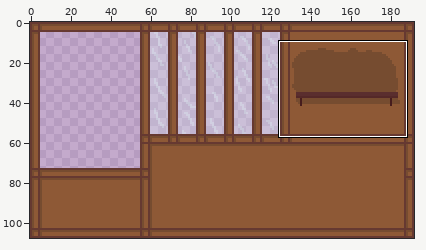
Sprite sheet, stored at Data/Images/Pixelartimages/Frame_Foreground.png. The first picture is a wide view before the edit; the outline marks the close-up.
Close-up. Earlier state:
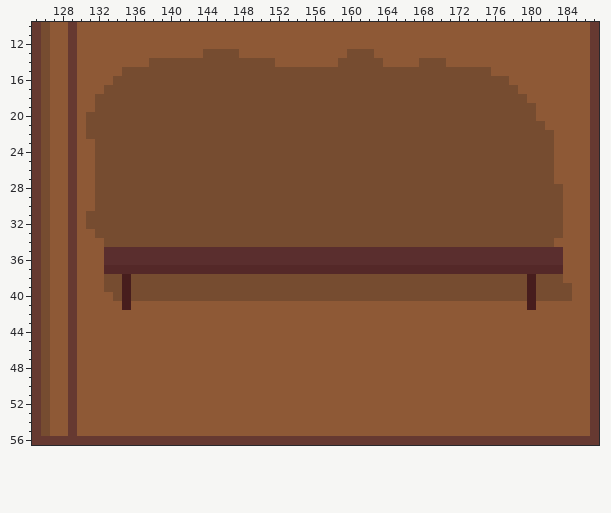
The file is 192x108 pixels. Shown: x 125..187, y 10..56.
New version:
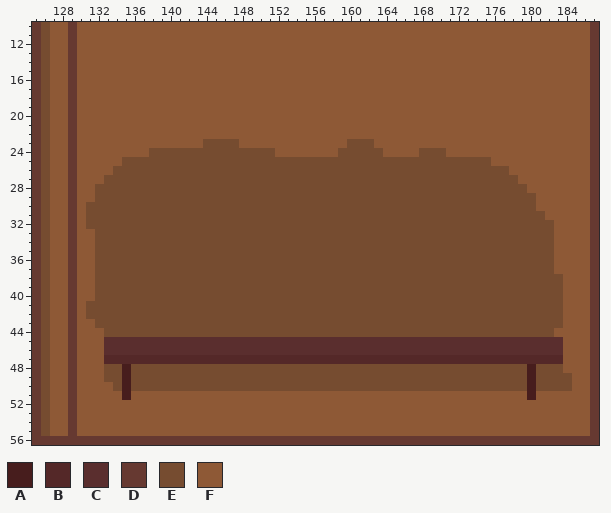
Palette (. is transparent): A #471d1d  B #542828  C #5a2e2e  D #663931  E #764c30  F #8e5936
Difference:
The author changed colour F to colour A in rows 48 to 51 at x 135 and 180.
The author changed colour F to colour B in row 47 at x 133 to 183.
The author changed colour F to colour C in rows 45 to 46 at x 133 to 183.
The author changed colour A to colour E in rows 38 to 41 at x 135 and 180.
The author changed colour B to colour E in row 37 at x 133 to 182.
The author changed colour C to colour E in rows 35 to 36 at x 133 to 182.
The author changed colour F to colour E in row 30 at x 131; in rows 34 to 39 at x 132; in row 40 at x 132 to 133; in row 41 at x 131 to 134, 136 to 179 and 181 to 183; in row 42 at x 131 to 183; in row 43 at x 132 to 183.
The author changed colour F to colour E in row 44 at x 133 to 182; in row 48 at x 133 to 134, 136 to 179 and 181 to 183; in row 49 at x 133 to 134, 136 to 179 and 181 to 184; in row 50 at x 134, 136 to 179 and 181 to 184.
The author changed colour B to colour F in row 37 at x 183.
The author changed colour C to colour F in rows 35 to 36 at x 183.
The author changed colour E to colour F in row 13 at x 144 to 147 and 160 to 162; in row 14 at x 138 to 151, 159 to 163 and 168 to 170; in row 15 at x 135 to 175; in row 16 at x 134 to 177; in row 17 at x 133 to 178; in row 18 at x 132 to 179.
The author changed colour E to colour F in row 19 at x 132 to 180; in row 20 at x 131 to 180; in row 21 at x 131 to 181; in row 22 at x 131 to 182; in row 23 at x 132 to 143, 148 to 159 and 163 to 182; in row 24 at x 132 to 137, 152 to 158, 164 to 167 and 171 to 182.
The author changed colour E to colour F in row 25 at x 132 to 134 and 176 to 182; in row 26 at x 132 to 133 and 178 to 182; in row 27 at x 132 and 179 to 182; in row 28 at x 180 to 183; in rows 29 to 30 at x 181 to 183; in row 31 at x 182 to 183.
The author changed colour E to colour F in rows 32 to 33 at x 183; in rows 39 to 40 at x 184.
